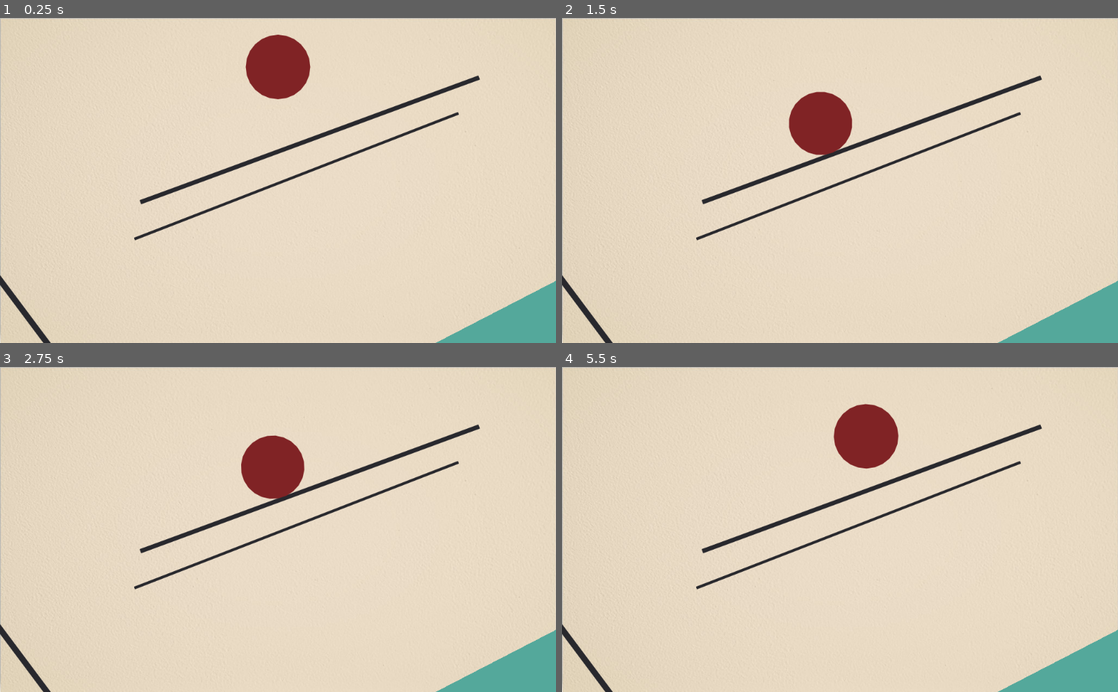
Above: before the commit, frames 1-4 (two rows, left to right).
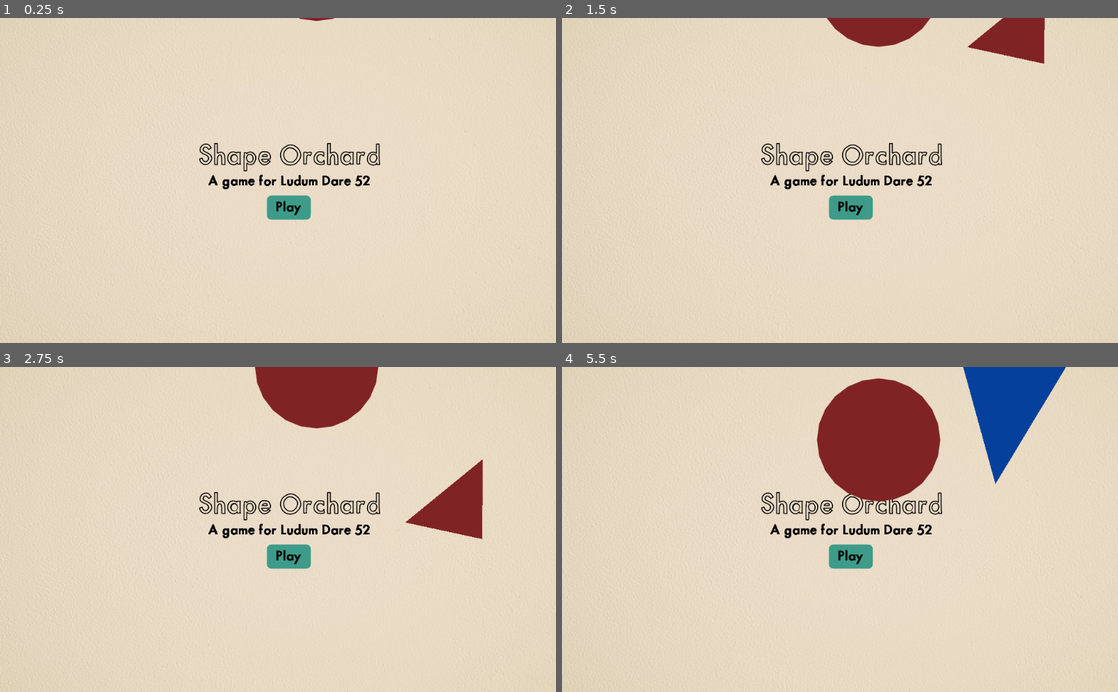
Above: after the commit, the same moments.

Repository: Binney/harvest
Game: Godot game, scene res://Splash.tscn
Two runs of this game, one before a commit and one after it. Both use one fixed random seed, a clock stepped at 60 frames per second and the inputs below. Before the commit the project starts from res://FinalLevel.tscn.
Inputs (mouse positions are in pixels of both pictures, inside the frame that each line leads up to):
- Up to frame 1 (0.25 s): no input
- Up to frame 2 (1.5 s): click (851, 206) at 0.5 s, where only the run after the commit has a clickable "Play"; click (851, 206) at 1.25 s, where only the run after the commit has a clickable "Play"
- Up to frame 3 (2.75 s): tap Enter (ui_accept) at 2, 2.27 s; move the mouse to (239, 477) at 2.02 s; hold Right (ui_right) from 2.03 s (still down); click (239, 477) at 2.17 s
- Up to frame 4 (5.5 s): move the mouse to (728, 545) at 2.77 s; release Right (ui_right) at 2.78 s; hold Down (ui_down) 2.78-3.53 s; tap Enter (ui_accept) at 3.02, 4.52, 5.27 s; move the mouse to (895, 458) at 3.52 s; hold Right (ui_right) 3.53-4.28 s; move the mouse to (812, 594) at 4.27 s; hold Up (ui_up) 4.28-5.03 s; click (812, 594) at 4.42 s; move the mouse to (1006, 578) at 5.02 s; hold Left (ui_left) from 5.03 s (still down)

The runs differ from the first frame. In frame 1, 7.8% of the frame differs, in the area x 0-100%, y 0-100%; in frame 2, 10%; in frame 3, 13%; in frame 4, 14%.

Commit message:
basic end to end

Diff:
--- a/Level1.gd
+++ b/Level1.gd
@@ -132,3 +132,4 @@
 		$IntroTextAnimationPlayer.queue('Fade1')
 		$IntroTextAnimationPlayer.queue('Fade2')
 		$Dinsky.selected = true
+	click_circle($Dinsky)
--- a/project.godot
+++ b/project.godot
@@ -11,7 +11,7 @@
 [application]
 
 config/name="Shape Orchard"
-run/main_scene="res://FinalLevel.tscn"
+run/main_scene="res://Splash.tscn"
 config/icon="res://icon.png"
 
 [autoload]
